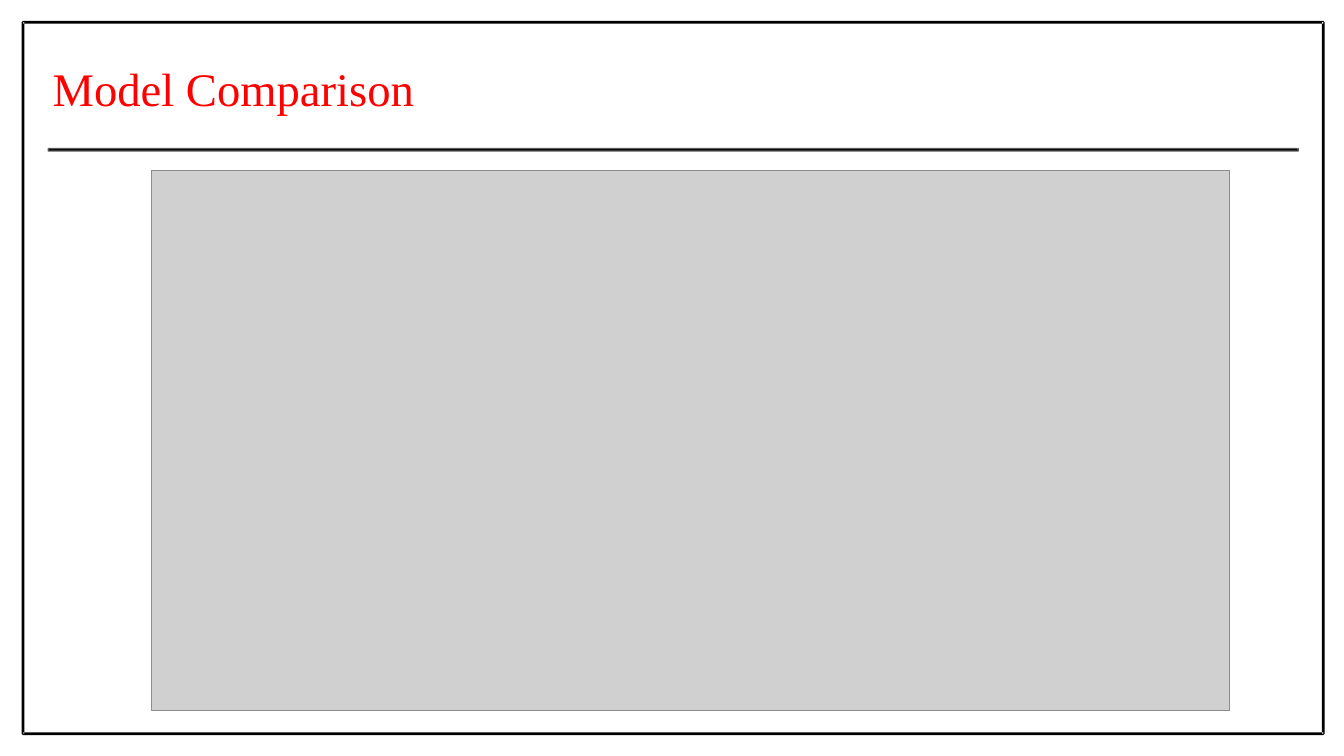
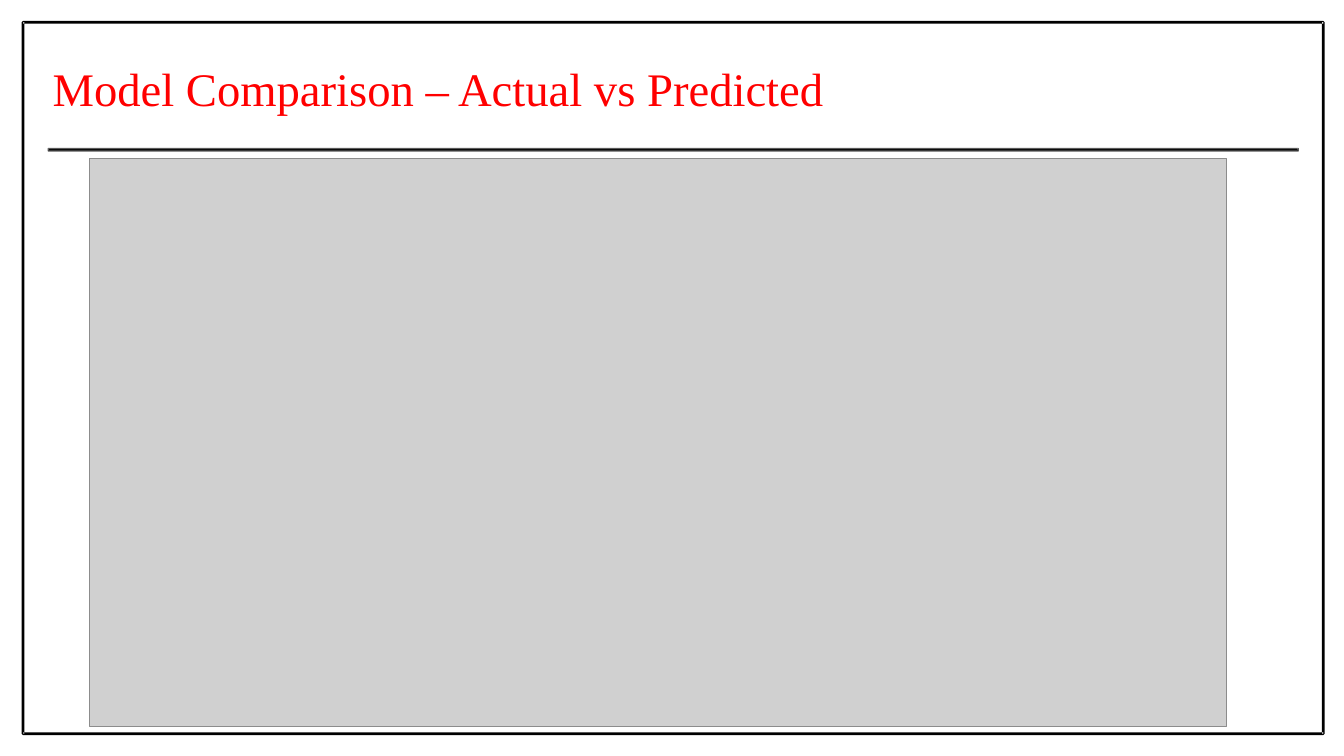
Before and after one commit to Prithiv-vijai/5g_MEC, a slide deck: slide 22 of Batch_4 IT-G2.pptx (slide 23 before the commit). Drawn at 1344x756 pixels with LibreOffice and Linux fonts; fonts in the diff are those of the drawing; grey boxes stand for pictures. Boxes give left, top, right and bottom in pixels: in the first picture for what was removed or moved away, otherwise in the second. Text is boxed around its words. In the diff, an @@ line names an element or a change of style, - is before the commit and + after.

```diff
--- a/Batch_4 IT-G2.pptx
+++ b/Batch_4 IT-G2.pptx
@@ text at (53, 73, 823, 116): text changed @@
-Model Comparison
+Model Comparison – Actual vs Predicted
@@ picture: place and size @@
-picture at (151, 171, 1230, 710)
+picture at (89, 159, 1226, 727)
```
Also in this commit, not shown: 7 other slides changed, 1 slide removed, 2 other files.
